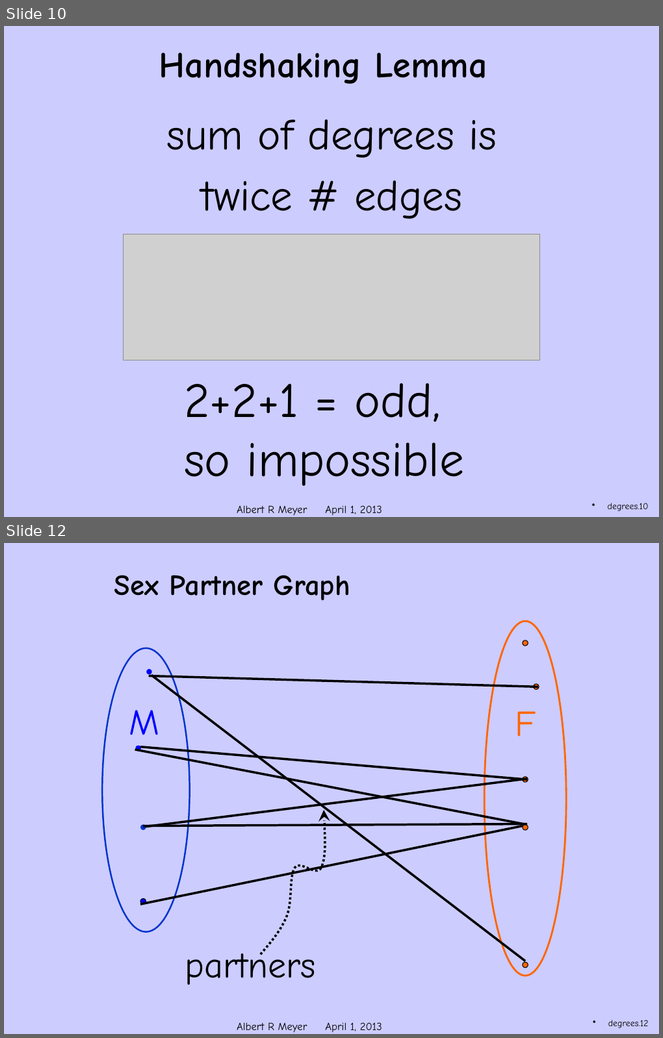
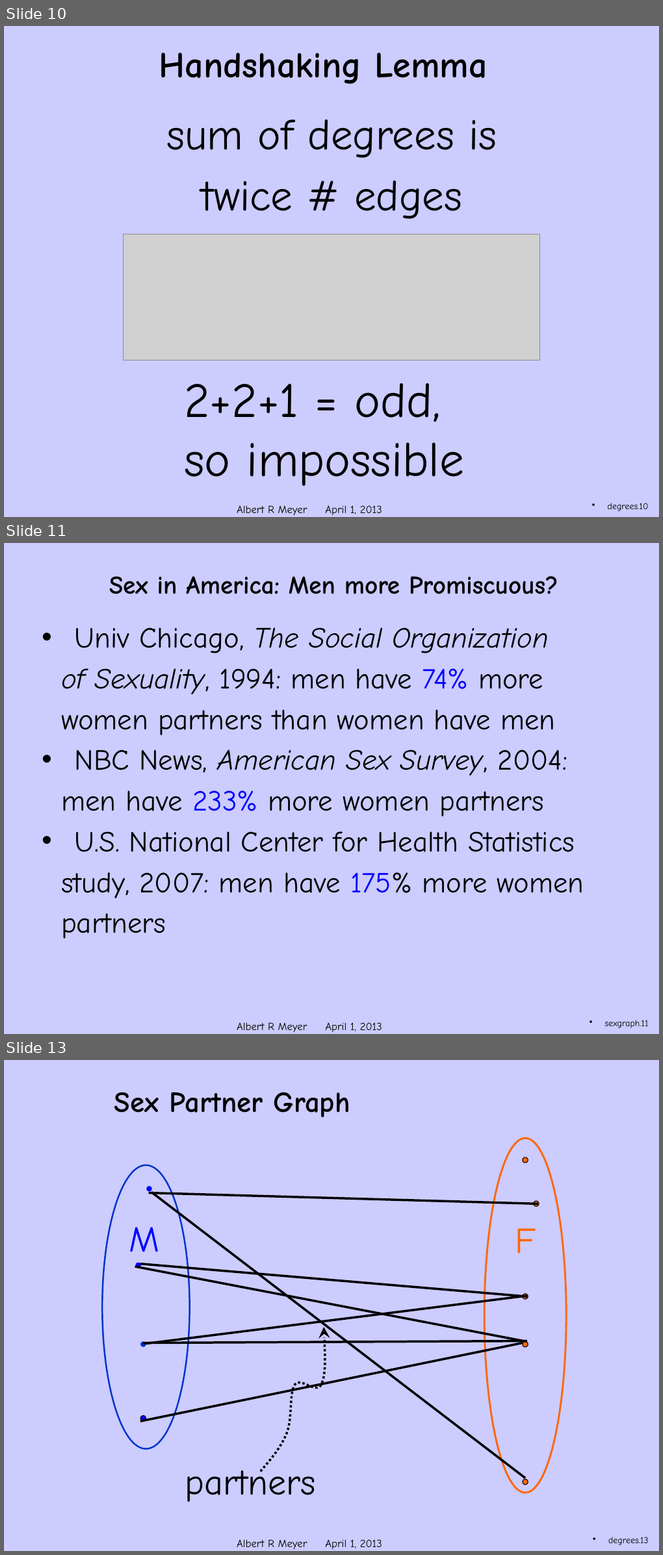
Before and after one commit to armeyer/mcs_web, a slide deck: spring13/slides13/simple-degrees.pptx. Shown one above the other, each under a label of ours: slides 10 and 12 before the commit, slides 10, 11 and 13 after it; the slides between them are not shown. The pictures are 663x1038 and 663x1555 pixels, drawn with LibreOffice and Linux fonts; fonts in the diff are those of the drawing; grey boxes stand for pictures; background and template pictures are left out. Boxes give left, top, right and bottom in pixels: in the first picture for what was removed or moved away, otherwise in the second. Text is boxed around its words. In the diff, an @@ line names an element or a change of style, - is before the commit and + after.

```diff
--- a/spring13/slides13/simple-degrees.pptx
+++ b/spring13/slides13/simple-degrees.pptx
@@ slide 11 added at [4,543,659,1034], background #CCCCFF; not listed: 1 template element that a slide beside it also shows @@
@@ title added at [109,576,558,594], 28 pt, text #000000, bold @@
+Sex in America: Men more Promiscuous?
@@ text added at [61,627,584,939], 32 pt, text #000000 @@
+• Univ Chicago, The Social Organization
+of Sexuality, 1994: men have 74% more
+women partners than women have men
+• NBC News, American Sex Survey, 2004:
+men have 233% more women partners
+• U.S. National Center for Health Statistics
+study, 2007: men have 175% more women
+partners
@@ page number added at [605,1020,649,1029], 10 pt, text #000000 @@
+sexgraph.11
@@ what was slide 12 is now slide 13 @@
@@ page number at [608,1537,649,1546]: text changed @@
-degrees.12
+degrees.13
```
Also in this commit, not shown: 2 slides changed, 5 other slides added, 6 other files.
